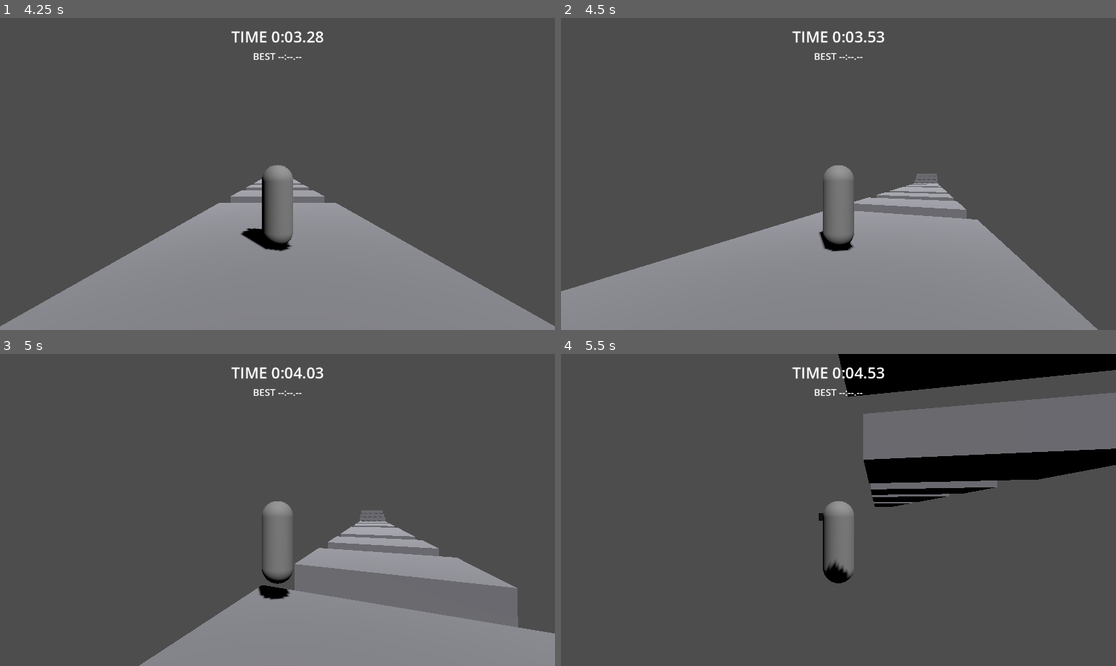
Above: before the commit, frames 1-4 (two rows, left to right).
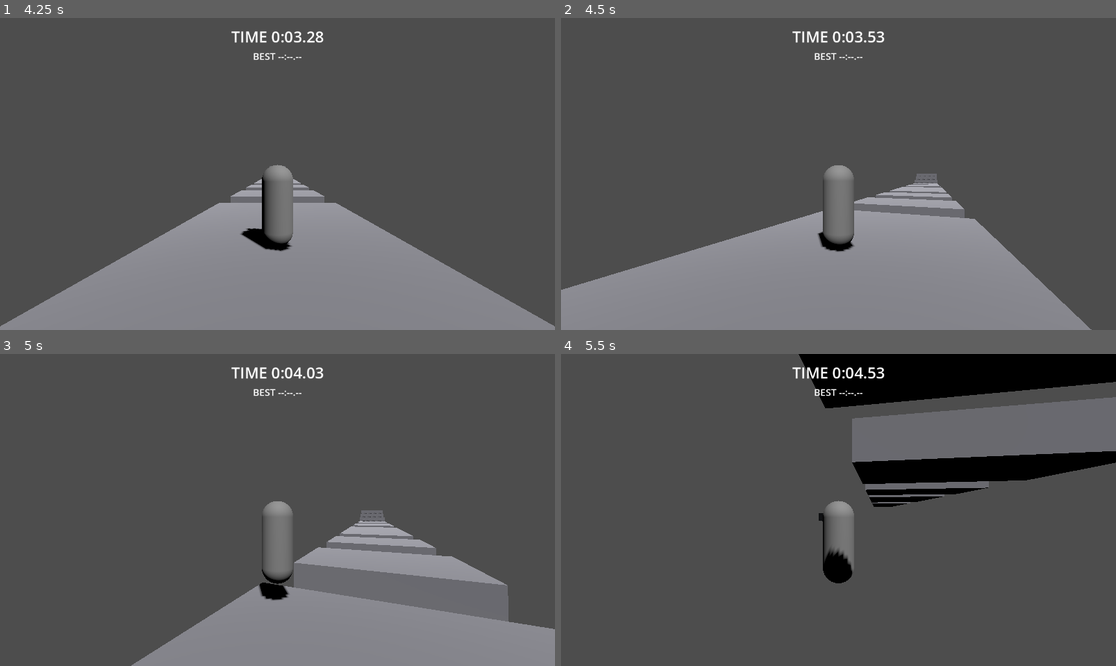
Above: after the commit, the same moments.

Repository: jimmyhag/parkour-duel
Game: Godot game, scene res://game/levels/test_course.tscn
Same seed, same stepped clock (60 frames per second), same inputs: the game is played once before the commit and once after it.
Inputs (mouse positions are in pixels of both pictures, inside the frame that each line leads up to):
- Up to frame 1 (4.25 s): tap Enter at 0.5 s; move the mouse to (305, 174) at 0.52 s; hold W (move_forward) from 0.53 s (still down); tap Ctrl (slide) at 0.6, 1.55, 2.1, 3.05 s; click (305, 174) at 0.67 s; tap Space (jump) at 0.77, 0.8, 1.07, 1.35, 1.52, 1.82, 2.3, 3.02, 3.32, 3.77, 3.8, 4.07 s; move the mouse to (249, 174) at 1.27 s; move the mouse to (288, 167) at 2.02 s; move the mouse to (271, 180) at 2.77 s; tap Shift at 2.85 s; click (271, 180) at 2.92 s; move the mouse to (316, 177) at 3.52 s; tap Alt at 3.6 s
- Up to frame 2 (4.5 s): keep holding W (move_forward); move the mouse to (794, 170) at 4.27 s; tap Ctrl (slide) at 4.35 s
- Up to frame 3 (5 s): keep holding W (move_forward); tap Space (jump) at 4.52, 4.82 s
- Up to frame 4 (5.5 s): keep holding W (move_forward); move the mouse to (844, 510) at 5.02 s; tap Space (jump) at 5.1 s; click (844, 510) at 5.17 s

Frame 1 is identical in both runs. In frame 2, 0.6% of the frame differs, in the area x 0-97%, y 50-100%; in frame 3, 1.5%; in frame 4, 4.5%, in the area x 42-100%, y 0-72%.

Commit message:
core: the slide, a new state of the runner (docs/specs/movement-ground.md)
Held on the floor with enough speed, or held while landing: the runner slides.
The slide slows down at its own pace, the slope pulls it with the fall gravity,
its direction is corrected slowly, and it ends when released or too slow. A
runner without room to stand up stays low, never slower than the least speed
of a slide, and cannot jump. The new values of the feel join the tuning
resource (the landing and momentum ones are used by the next commits).

The eleven slide scenarios have their tests in tests/test_runner_slide.gd,
played by MotorBody, a runner without a scene. The random sequence of the
determinism test now also draws the slide, the new facts and pushes, so that
it still visits every state; its assertions are unchanged.

Co-Authored-By: Claude Fable 5.2 <noreply@anthropic.com>

Diff:
--- a/game/core/move_intent.gd
+++ b/game/core/move_intent.gd
@@ -9,7 +9,9 @@
 var jump_pressed: bool = false
 ## The jump is held down.
 var jump_held: bool = false
-## The slide is held down (declared, no effect before the advanced moves).
+## The slide was pressed at this step.
+var slide_pressed: bool = false
+## The slide is held down.
 var slide_held: bool = false
 ## The return to the last checkpoint was asked at this step.
 var respawn_requested: bool = false
--- a/game/core/movement_tuning.gd
+++ b/game/core/movement_tuning.gd
@@ -31,6 +31,38 @@
 ## Time before landing during which a jump press is remembered, in s.
 @export var jump_buffer_time: float = 0.0
 
+@export_group("Slide")
+## Slowest horizontal speed at which a slide can start, in m/s.
+@export var slide_min_speed: float = 0.0
+## Speed under which a slide ends, and the least speed of a runner kept low by a low
+## ceiling, in m/s.
+@export var slide_stop_speed: float = 0.0
+## How fast a slide slows down on flat ground, in m/s².
+@export var slide_deceleration: float = 0.0
+## How fast the direction of a slide can be corrected, in rad/s.
+@export var slide_turn_speed: float = 0.0
+## Height of the capsule during a slide and a roll, in m.
+@export var slide_capsule_height: float = 0.0
+
+@export_group("Landing")
+## Fall height above which a landing must be rolled, in m.
+@export var roll_fall_height: float = 0.0
+## Time before a landing during which a slide press makes it a roll, in s.
+@export var roll_window: float = 0.0
+## How long a roll lasts, in s.
+@export var roll_duration: float = 0.0
+## Share of the horizontal speed kept by a hard landing, and share of the top speed
+## the runner cannot exceed while it lasts (0 to 1).
+@export_range(0.0, 1.0) var hard_landing_speed_ratio: float = 0.0
+## How long a hard landing lasts, in s.
+@export var hard_landing_duration: float = 0.0
+
+@export_group("Momentum")
+## How fast a speed above the top speed comes back down on the floor, in m/s².
+@export var momentum_deceleration: float = 0.0
+## The horizontal speed nothing can exceed, in m/s.
+@export var max_horizontal_speed: float = 0.0
+
 @export_group("Character")
 ## Dead zone of both sticks (0 to 1).
 @export_range(0.0, 1.0) var stick_deadzone: float = 0.0
--- a/game/core/movement_tuning.tres
+++ b/game/core/movement_tuning.tres
@@ -15,6 +15,18 @@
 max_fall_speed = 40.0
 coyote_time = 0.1
 jump_buffer_time = 0.12
+slide_min_speed = 5.0
+slide_stop_speed = 2.5
+slide_deceleration = 4.0
+slide_turn_speed = 1.0
+slide_capsule_height = 0.9
+roll_fall_height = 4.0
+roll_window = 0.2
+roll_duration = 0.5
+hard_landing_speed_ratio = 0.35
+hard_landing_duration = 0.35
+momentum_deceleration = 6.0
+max_horizontal_speed = 22.0
 stick_deadzone = 0.2
 capsule_height = 1.8
 capsule_radius = 0.35
--- a/game/core/runner_motor.gd
+++ b/game/core/runner_motor.gd
@@ -5,7 +5,7 @@
 ## the velocity it wants. It uses nothing but its arguments and the tuning: no input, no
 ## clock, no scene.
 
-enum State { GROUNDED, RISING, FALLING }
+enum State { GROUNDED, RISING, FALLING, SLIDING }
 
 ## Step counters start here: far enough for no tolerance window to be open.
 const LONG_AGO: int = 1 << 30
@@ -19,6 +19,8 @@
 var _steps_since_jump_request: int = LONG_AGO
 var _jump_spent: bool = true
 var _jump_cut: bool = false
+## Where the slide is heading: what moves a runner that a low ceiling keeps down.
+var _slide_heading: Vector3 = Vector3.ZERO
 
 
 func _init(movement_tuning: MovementTuning) -> void:
@@ -32,11 +34,17 @@
 	_step_seconds = delta
 	_observe_floor(facts.on_floor)
 	_remember_jump_request(intent.jump_pressed)
-	_steer(intent.direction, delta)
-	if _can_jump():
+	_choose_floor_state(intent, facts)
+	if state == State.SLIDING:
+		_slide(intent.direction, facts, delta)
+	else:
+		_steer(intent.direction, delta)
+	if _can_jump(facts):
 		_start_jump(delta)
 	elif state == State.GROUNDED:
 		velocity.y = 0.0
+	elif state == State.SLIDING:
+		velocity.y = _speed_down_the_slope(facts.floor_normal)
 	else:
 		_fly(intent.jump_held, delta)
 	return velocity
@@ -50,6 +58,12 @@
 	_steps_since_jump_request = LONG_AGO
 	_jump_spent = true
 	_jump_cut = false
+	_slide_heading = Vector3.ZERO
+
+
+## The runner is low: its capsule has the height of a slide.
+func is_low() -> bool:
+	return state == State.SLIDING
 
 
 ## Seconds during which a jump is still accepted although the floor is gone.
@@ -69,12 +83,14 @@
 	# A jump that just started may still be reported on the floor: it has left it.
 	var taking_off: bool = state == State.RISING and velocity.y > 0.0
 	if on_floor and not taking_off:
-		state = State.GROUNDED
+		if _is_in_the_air():
+			state = State.GROUNDED
 		_steps_in_the_air = 0
 		_jump_spent = false
 		return
 	_steps_in_the_air = mini(_steps_in_the_air + 1, LONG_AGO)
-	if state == State.GROUNDED:
+	if not _is_in_the_air():
+		# Leaving the floor is falling, whatever the runner was doing on it.
 		state = State.FALLING
 
 
@@ -83,6 +99,53 @@
 		_steps_since_jump_request = 0
 	else:
 		_steps_since_jump_request = mini(_steps_since_jump_request + 1, LONG_AGO)
+
+
+func _is_in_the_air() -> bool:
+	return state == State.RISING or state == State.FALLING
+
+
+## On the floor, standing or sliding. A slide starts while the slide is held with enough
+## speed, and ends when it is released or too slow. Under a low ceiling the runner
+## stays low whatever it asks.
+func _choose_floor_state(intent: MoveIntent, facts: RunnerFacts) -> void:
+	var speed: float = Vector2(velocity.x, velocity.z).length()
+	if state == State.GROUNDED:
+		if intent.slide_held and speed >= tuning.slide_min_speed:
+			state = State.SLIDING
+	elif state == State.SLIDING and facts.can_stand:
+		if not intent.slide_held or speed < tuning.slide_stop_speed:
+			state = State.GROUNDED
+
+
+## A slide takes no acceleration from the runner: it slows down at its own pace, the
+## slope pulls it with the fall gravity, and its direction only follows the wanted one
+## slowly. Without room to stand up, it never goes slower than its least speed.
+func _slide(direction: Vector3, facts: RunnerFacts, delta: float) -> void:
+	var horizontal: Vector3 = Vector3(velocity.x, 0.0, velocity.z)
+	var speed: float = horizontal.length()
+	if not horizontal.is_zero_approx():
+		_slide_heading = horizontal / speed
+	var wish: Vector3 = Vector3(direction.x, 0.0, direction.z)
+	if not wish.is_zero_approx() and not _slide_heading.is_zero_approx():
+		var turn: float = tuning.slide_turn_speed * delta
+		var angle: float = _slide_heading.signed_angle_to(wish, Vector3.UP)
+		_slide_heading = _slide_heading.rotated(Vector3.UP, clampf(angle, -turn, turn))
+	horizontal = _slide_heading * maxf(speed - tuning.slide_deceleration * delta, 0.0)
+	var normal: Vector3 = facts.floor_normal
+	var downhill: Vector3 = Vector3(normal.x, 0.0, normal.z) * normal.y
+	horizontal += downhill * tuning.fall_gravity * delta
+	if not facts.can_stand and horizontal.length() < tuning.slide_stop_speed:
+		horizontal = _slide_heading * tuning.slide_stop_speed
+	velocity.x = horizontal.x
+	velocity.z = horizontal.z
+
+
+## The vertical speed that keeps a slide on a floor that goes down under it.
+func _speed_down_the_slope(normal: Vector3) -> float:
+	if normal.y <= 0.0:
+		return 0.0
+	return minf(-(normal.x * velocity.x + normal.z * velocity.z) / normal.y, 0.0)
 
 
 func _steer(direction: Vector3, delta: float) -> void:
@@ -99,8 +162,10 @@
 	velocity.z = horizontal.z
 
 
-func _can_jump() -> bool:
+func _can_jump(facts: RunnerFacts) -> bool:
 	if _jump_spent:
+		return false
+	if is_low() and not facts.can_stand:
 		return false
 	if _steps_since_jump_request > _window_steps(tuning.jump_buffer_time):
 		return false
--- /dev/null
+++ b/tests/motor_body.gd
@@ -0,0 +1,95 @@
+class_name MotorBody
+extends RefCounted
+## A runner without a scene, for the tests of the ground moves of game/core. It plays
+## the part of the player layer over a floor that is a plane through the origin: it
+## feeds the motor with the facts it observes and moves by the velocity the motor
+## returns. Nothing snaps it to its floor: on a slope it only stays on it if the motor
+## asks for a velocity that follows the slope.
+
+const STEP: float = 1.0 / 60.0
+## How close to the floor counts as standing on it.
+const CONTACT: float = 0.0001
+
+var motor: RunnerMotor
+var position: Vector3 = Vector3.ZERO
+var velocity: Vector3 = Vector3.ZERO
+var on_floor: bool = true
+## The floor: whether there is one, and its normal (a slope when it is not straight up).
+var has_floor: bool = true
+var floor_normal: Vector3 = Vector3.UP
+## There is room above the runner to stand up.
+var can_stand: bool = true
+
+
+func _init(tuning: MovementTuning, altitude: float = 0.0) -> void:
+	motor = RunnerMotor.new(tuning)
+	position.y = altitude
+	on_floor = altitude <= 0.0
+
+
+## The tuning of these tests, fixed on purpose: they check the rules, not the values the
+## owner tunes in movement_tuning.tres.
+static func fixed_tuning() -> MovementTuning:
+	var tuning: MovementTuning = MovementTuning.new()
+	tuning.top_speed = 9.0
+	tuning.ground_acceleration = 30.0
+	tuning.ground_deceleration = 45.0
+	tuning.air_acceleration = 14.0
+	tuning.jump_height = 1.6
+	tuning.rise_gravity = 32.0
+	tuning.fall_gravity = 44.0
+	tuning.jump_release_velocity_ratio = 0.45
+	tuning.max_fall_speed = 40.0
+	tuning.coyote_time = 0.10
+	tuning.jump_buffer_time = 0.12
+	tuning.slide_min_speed = 5.0
+	tuning.slide_stop_speed = 2.5
+	tuning.slide_deceleration = 4.0
+	tuning.slide_turn_speed = 1.0
+	tuning.roll_fall_height = 4.0
+	tuning.roll_window = 0.20
+	tuning.roll_duration = 0.5
+	tuning.hard_landing_speed_ratio = 0.35
+	tuning.hard_landing_duration = 0.35
+	tuning.momentum_deceleration = 6.0
+	tuning.max_horizontal_speed = 22.0
+	return tuning
+
+
+## A body on the floor that already runs at `speed` along `direction`.
+static func running(tuning: MovementTuning, direction: Vector3, speed: float) -> MotorBody:
+	var body: MotorBody = MotorBody.new(tuning)
+	body.velocity = direction * speed
+	var intent: MoveIntent = MoveIntent.new()
+	intent.direction = direction * minf(speed / tuning.top_speed, 1.0)
+	body.step(intent)
+	return body
+
+
+func step(intent: MoveIntent) -> void:
+	var facts: RunnerFacts = RunnerFacts.new()
+	facts.on_floor = on_floor
+	facts.velocity = velocity
+	facts.altitude = position.y
+	if on_floor:
+		facts.floor_normal = floor_normal
+	facts.can_stand = can_stand
+	velocity = motor.step(intent, facts, STEP)
+	position += velocity * STEP
+	var floor_altitude: float = _floor_altitude()
+	on_floor = has_floor and position.y <= floor_altitude + CONTACT and velocity.y <= 0.0
+	if on_floor:
+		position.y = floor_altitude
+		# What a collision does: nothing is left of the velocity that goes into the floor.
+		if velocity.dot(floor_normal) < 0.0:
+			velocity = velocity.slide(floor_normal)
+
+
+func horizontal_speed() -> float:
+	return Vector2(velocity.x, velocity.z).length()
+
+
+## The altitude of the floor under the body.
+func _floor_altitude() -> float:
+	var across: float = floor_normal.x * position.x + floor_normal.z * position.z
+	return -across / floor_normal.y
--- a/tests/test_runner_motor.gd
+++ b/tests/test_runner_motor.gd
@@ -235,11 +235,20 @@
 		intent.direction = Vector3(random.randf_range(-1, 1), 0, random.randf_range(-1, 1))
 		intent.jump_pressed = random.randf() < 0.05
 		intent.jump_held = random.randf() < 0.5
+		intent.slide_pressed = random.randf() < 0.05
+		intent.slide_held = intent.slide_pressed or random.randf() < 0.5
 		if random.randf() < 0.03:
 			on_floor = not on_floor
 		var facts: RunnerFacts = RunnerFacts.new()
 		facts.on_floor = on_floor
 		facts.velocity = observed
+		# Any world: floors at any altitude, tilted any way, with or without headroom.
+		facts.altitude = random.randf_range(0.0, 10.0)
+		var tilt: Vector3 = Vector3(
+			random.randf_range(-0.5, 0.5), 1.0, random.randf_range(-0.5, 0.5)
+		)
+		facts.floor_normal = tilt.normalized()
+		facts.can_stand = random.randf() < 0.9
 		var wanted: Vector3 = first.step(intent, facts, STEP)
 		var twin: Vector3 = second.step(intent, facts, STEP)
 		if wanted != twin or first.state != second.state:
@@ -247,6 +256,9 @@
 		states_seen[first.state] = true
 		# What a collision would do: the body does not always get the velocity it wanted.
 		observed = wanted * random.randf_range(0.5, 1.0)
+		if random.randf() < 0.05:
+			# What a push would do: a velocity the runner did not ask for.
+			observed += Vector3(random.randf_range(-20, 20), 0, random.randf_range(-20, 20))
 
 	assert_eq(differences, 0, "same state and same velocity at every step")
 	assert_eq(states_seen.size(), RunnerMotor.State.size(), "the sequence visits every state")
@@ -265,6 +277,10 @@
 	tuning.max_fall_speed = 40.0
 	tuning.coyote_time = 0.10
 	tuning.jump_buffer_time = 0.12
+	tuning.slide_min_speed = 5.0
+	tuning.slide_stop_speed = 2.5
+	tuning.slide_deceleration = 4.0
+	tuning.slide_turn_speed = 1.0
 	return tuning
 
 
--- /dev/null
+++ b/tests/test_runner_slide.gd
@@ -0,0 +1,233 @@
+extends GutTest
+## The slide (game/core): how it starts, how its speed evolves on the flat and on a
+## slope, how it ends, and what a low ceiling changes. The tuning is the fixed one of
+## MotorBody.
+
+const STEP: float = MotorBody.STEP
+const FORWARD: Vector3 = Vector3.FORWARD
+const TOLERANCE: float = 0.001
+const SLIDING: RunnerMotor.State = RunnerMotor.State.SLIDING
+const GROUNDED: RunnerMotor.State = RunnerMotor.State.GROUNDED
+const FALLING: RunnerMotor.State = RunnerMotor.State.FALLING
+## More steps than any slide of these tests lasts.
+const MANY_STEPS: int = 600
+
+
+func test_the_slide_starts_on_the_floor_with_enough_speed() -> void:
+	var tuning: MovementTuning = MotorBody.fixed_tuning()
+	var fast: MotorBody = MotorBody.running(tuning, FORWARD, tuning.top_speed)
+	var just_enough: MotorBody = MotorBody.running(tuning, FORWARD, tuning.slide_min_speed)
+	assert_eq(fast.motor.state, GROUNDED, "standing while the slide is not held")
+
+	fast.step(_slide(FORWARD))
+	just_enough.step(_slide(FORWARD))
+
+	assert_eq(fast.motor.state, SLIDING, "it slides")
+	assert_eq(just_enough.motor.state, SLIDING, "the least speed is enough")
+
+
+func test_the_slide_is_refused_without_speed() -> void:
+	var tuning: MovementTuning = MotorBody.fixed_tuning()
+	var too_slow: float = tuning.slide_min_speed - 0.1
+	var body: MotorBody = MotorBody.running(tuning, FORWARD, too_slow)
+	var pace: Vector3 = FORWARD * too_slow / tuning.top_speed
+
+	for i: int in 10:
+		body.step(_slide(pace))
+		assert_eq(body.motor.state, GROUNDED, "still standing at step %d" % i)
+	assert_almost_eq(body.horizontal_speed(), too_slow, TOLERANCE, "and running as before")
+
+
+func test_the_slide_does_not_start_in_the_air() -> void:
+	var tuning: MovementTuning = MotorBody.fixed_tuning()
+	var body: MotorBody = MotorBody.new(tuning, 1000.0)
+	body.velocity = FORWARD * tuning.top_speed
+
+	for i: int in 10:
+		body.step(_slide(FORWARD))
+		assert_eq(body.motor.state, FALLING, "still falling at step %d" % i)
+
+
+func test_holding_the_slide_while_landing_starts_it() -> void:
+	var tuning: MovementTuning = MotorBody.fixed_tuning()
+	var body: MotorBody = MotorBody.new(tuning, tuning.roll_fall_height / 4.0)
+	body.velocity = FORWARD * tuning.top_speed
+
+	var steps: int = 0
+	while not body.on_floor and steps < MANY_STEPS:
+		body.step(_slide(FORWARD))
+		assert_eq(body.motor.state, FALLING, "falling until the floor")
+		steps += 1
+	body.step(_slide(FORWARD))
+
+	assert_eq(body.motor.state, SLIDING, "it slides at its first step on the floor")
+	assert_almost_eq(body.horizontal_speed(), tuning.top_speed, 0.1, "with the speed it had")
+
+
+func test_the_slide_slows_down_on_the_flat_then_the_runner_stands_up() -> void:
+	var tuning: MovementTuning = MotorBody.fixed_tuning()
+	var body: MotorBody = MotorBody.running(tuning, FORWARD, tuning.top_speed)
+	var loss: float = tuning.slide_deceleration * STEP
+
+	var seen: float = body.horizontal_speed()
+	var seen_before: float = seen
+	var sliding_steps: int = 0
+	body.step(_slide(FORWARD))
+	while body.motor.state == SLIDING and sliding_steps < MANY_STEPS:
+		assert_almost_eq(seen - body.horizontal_speed(), loss, TOLERANCE, "at the tuned pace")
+		seen_before = seen
+		seen = body.horizontal_speed()
+		sliding_steps += 1
+		body.step(_slide(FORWARD))
+
+	assert_gt(sliding_steps, 0, "it slid")
+	assert_eq(body.motor.state, GROUNDED, "then it stands up")
+	assert_lt(seen, tuning.slide_stop_speed, "once under the least speed of a slide")
+	assert_gte(seen_before, tuning.slide_stop_speed, "and not before")
+
+
+func test_the_slide_accelerates_downhill() -> void:
+	var tuning: MovementTuning = MotorBody.fixed_tuning()
+	var steps: int = 10
+
+	var body: MotorBody = _slider_on_a_slope(tuning, 20.0)
+	var previous: float = body.horizontal_speed()
+	for i: int in steps:
+		body.step(_slide(FORWARD))
+		assert_eq(body.motor.state, SLIDING, "it stays on the slope at step %d" % i)
+		assert_gt(body.horizontal_speed(), previous, "faster at step %d" % i)
+		previous = body.horizontal_speed()
+	assert_almost_eq(body.velocity.dot(body.floor_normal), 0.0, TOLERANCE, "it follows the slope")
+
+	# The pull is the fall gravity along the slope: nothing else sets it.
+	var gain: float = _speed_gained(_slider_on_a_slope(tuning, 20.0), steps)
+	assert_gt(gain, 0.0)
+	assert_gt(_speed_gained(_slider_on_a_slope(tuning, 30.0), steps), gain, "steeper, faster")
+	var heavier: MovementTuning = MotorBody.fixed_tuning()
+	heavier.fall_gravity = tuning.fall_gravity * 2.0
+	assert_gt(_speed_gained(_slider_on_a_slope(heavier, 20.0), steps), gain, "heavier, faster")
+
+
+func test_releasing_the_slide_stands_the_runner_up() -> void:
+	var tuning: MovementTuning = MotorBody.fixed_tuning()
+	var body: MotorBody = _slider(tuning, tuning.top_speed)
+	for i: int in 30:
+		body.step(_slide(FORWARD))
+	assert_eq(body.motor.state, SLIDING, "sliding while the slide is held")
+	var slid_down_to: float = body.horizontal_speed()
+
+	body.step(_run(FORWARD))
+
+	assert_eq(body.motor.state, GROUNDED, "it stands up")
+	assert_gt(body.horizontal_speed(), slid_down_to, "and runs: it picks up speed again")
+	for i: int in 60:
+		body.step(_run(FORWARD))
+	assert_eq(body.motor.state, GROUNDED)
+	assert_almost_eq(body.horizontal_speed(), tuning.top_speed, TOLERANCE, "up to the top speed")
+
+
+func test_the_runner_stays_low_under_a_low_ceiling() -> void:
+	var tuning: MovementTuning = MotorBody.fixed_tuning()
+	var body: MotorBody = _slider(tuning, tuning.top_speed)
+	body.can_stand = false
+
+	for i: int in 10:
+		body.step(_run(FORWARD))
+		assert_eq(body.motor.state, SLIDING, "still low at step %d, slide released" % i)
+
+	body.can_stand = true
+	body.step(_run(FORWARD))
+	assert_eq(body.motor.state, GROUNDED, "it stands up as soon as there is room")
+
+
+func test_the_runner_does_not_get_stuck_under_a_low_ceiling() -> void:
+	var tuning: MovementTuning = MotorBody.fixed_tuning()
+	var body: MotorBody = _slider(tuning, tuning.top_speed)
+	body.can_stand = false
+
+	var slowest: float = body.horizontal_speed()
+	for i: int in MANY_STEPS:
+		body.step(_slide(FORWARD))
+		slowest = minf(slowest, body.horizontal_speed())
+	var there: Vector3 = body.position
+	body.step(_slide(FORWARD))
+
+	assert_eq(body.motor.state, SLIDING, "still low")
+	assert_almost_eq(
+		slowest, tuning.slide_stop_speed, TOLERANCE, "never slower than the least speed"
+	)
+	assert_almost_eq(body.horizontal_speed(), tuning.slide_stop_speed, TOLERANCE, "it keeps it")
+	var advance: float = (body.position - there).dot(FORWARD)
+	assert_almost_eq(advance, tuning.slide_stop_speed * STEP, TOLERANCE, "and keeps going forward")
+
+
+func test_no_jump_under_a_low_ceiling() -> void:
+	var tuning: MovementTuning = MotorBody.fixed_tuning()
+	var body: MotorBody = _slider(tuning, tuning.top_speed)
+	body.can_stand = false
+
+	var jump: MoveIntent = _slide(FORWARD)
+	jump.jump_pressed = true
+	jump.jump_held = true
+	body.step(jump)
+
+	assert_eq(body.motor.state, SLIDING, "no jump")
+	assert_eq(body.velocity.y, 0.0, "it stays on the floor")
+
+
+func test_jumping_while_sliding_keeps_the_speed() -> void:
+	var tuning: MovementTuning = MotorBody.fixed_tuning()
+	var faster: float = tuning.top_speed * 1.5
+	var jumper: MotorBody = _slider(tuning, faster)
+	var slider: MotorBody = _slider(tuning, faster)
+
+	var jump: MoveIntent = _slide(FORWARD)
+	jump.jump_pressed = true
+	jump.jump_held = true
+	jumper.step(jump)
+	slider.step(_slide(FORWARD))
+
+	assert_eq(jumper.motor.state, RunnerMotor.State.RISING, "a jump")
+	var grounded: MotorBody = MotorBody.new(tuning)
+	grounded.step(jump)
+	assert_eq(jumper.velocity.y, grounded.velocity.y, "as strong as a jump from a standstill")
+	assert_gt(jumper.horizontal_speed(), tuning.top_speed, "faster than the top speed")
+	var slide_speed: float = slider.horizontal_speed()
+	assert_almost_eq(jumper.horizontal_speed(), slide_speed, TOLERANCE, "the speed of the slide")
+
+
+func _run(direction: Vector3) -> MoveIntent:
+	var intent: MoveIntent = MoveIntent.new()
+	intent.direction = direction
+	return intent
+
+
+## Going in `direction` with the slide held down (not pressed at this step).
+func _slide(direction: Vector3) -> MoveIntent:
+	var intent: MoveIntent = _run(direction)
+	intent.slide_held = true
+	return intent
+
+
+## A body that has just started to slide forward at about `speed`.
+func _slider(tuning: MovementTuning, speed: float) -> MotorBody:
+	var body: MotorBody = MotorBody.running(tuning, FORWARD, speed)
+	body.step(_slide(FORWARD))
+	return body
+
+
+## A body sliding forward at the top speed down a slope of `degrees`.
+func _slider_on_a_slope(tuning: MovementTuning, degrees: float) -> MotorBody:
+	var body: MotorBody = _slider(tuning, tuning.top_speed)
+	var angle: float = deg_to_rad(degrees)
+	body.position = Vector3.ZERO
+	body.floor_normal = Vector3(0.0, cos(angle), -sin(angle))
+	return body
+
+
+## The horizontal speed a body gains over `steps` steps of slide.
+func _speed_gained(body: MotorBody, steps: int) -> float:
+	var before: float = body.horizontal_speed()
+	for i: int in steps:
+		body.step(_slide(FORWARD))
+	return body.horizontal_speed() - before
Not shown, added: tests/motor_body.gd.uid
Not shown, added: tests/test_runner_slide.gd.uid
